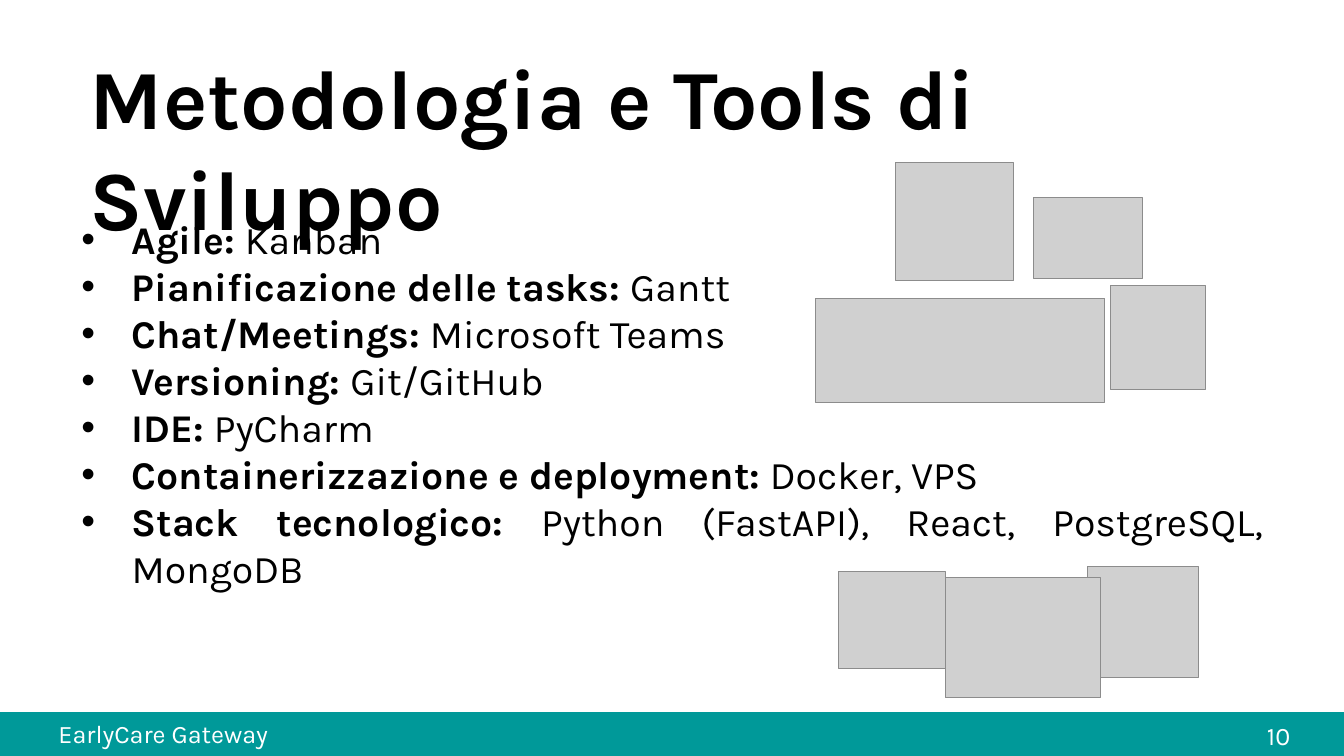
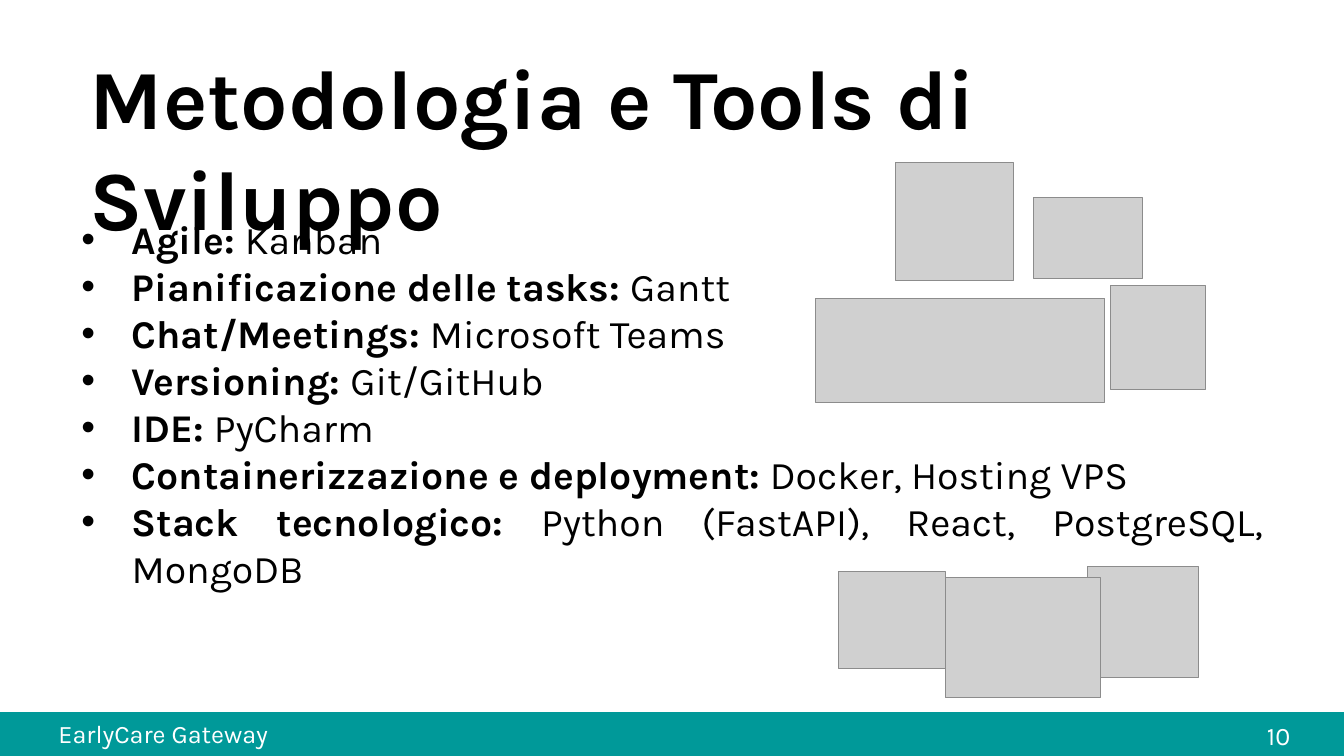
Before and after one commit to carrieroroberto/early_care_gateway, a slide deck: slide 11 of docs/presentation_powerpoint.pptx. Drawn at 1344x756 pixels with LibreOffice and Linux fonts; fonts in the diff are those of the drawing; grey boxes stand for pictures. Boxes give left, top, right and bottom in pixels: in the first picture for what was removed or moved away, otherwise in the second. Text is boxed around its words. In the diff, an @@ line names an element or a change of style, - is before the commit and + after.

```diff
--- a/docs/presentation_powerpoint.pptx
+++ b/docs/presentation_powerpoint.pptx
@@ text at bbox=[132, 461, 1128, 499]: text changed @@
-• Containerizzazione e deployment: Docker, VPS
+• Containerizzazione e deployment: Docker, Hosting VPS
```
Also in this commit, not shown: 2 other slides changed, 1 other file.
